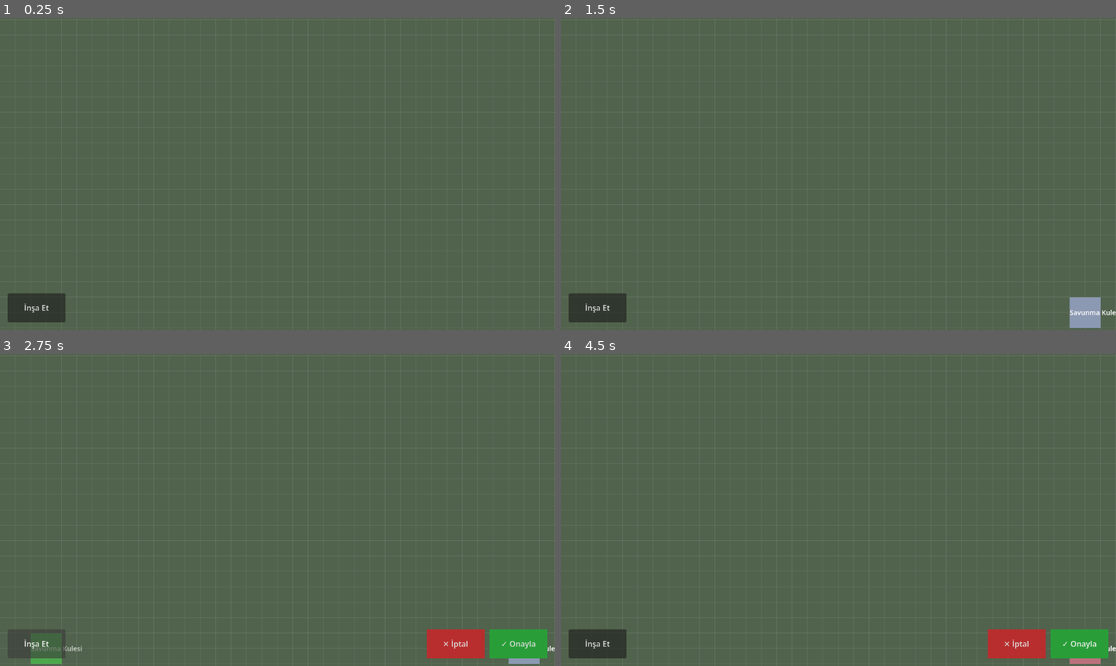
Above: before the commit, frames 1-4 (two rows, left to right).
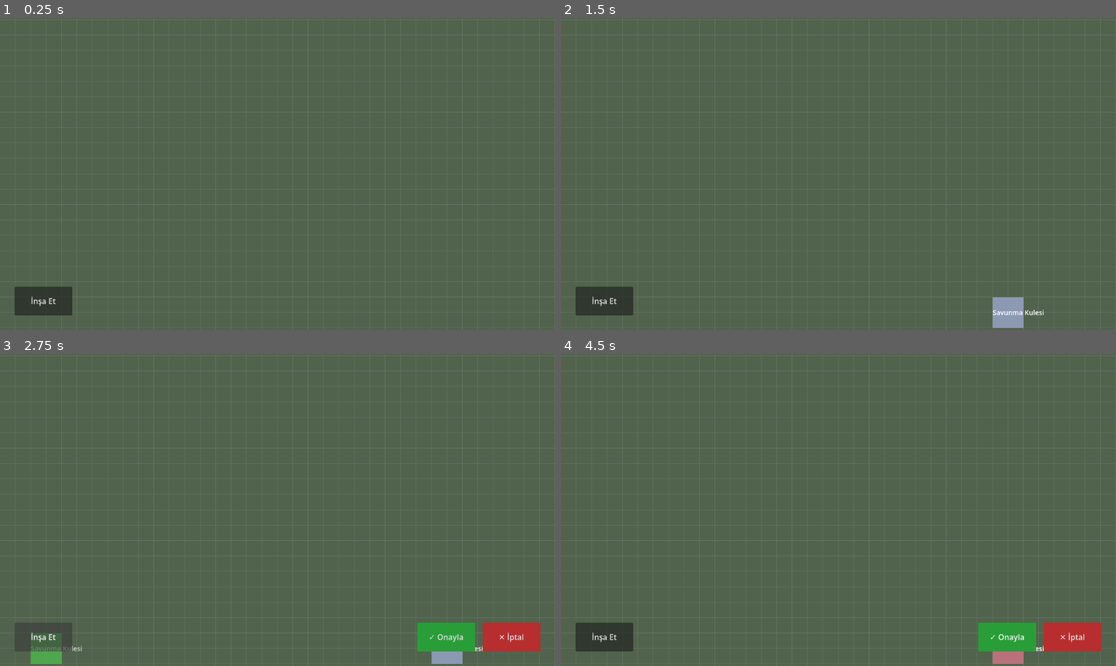
Above: after the commit, the same moments.

Repository: YazarKemal/ClashGame
Game: Godot game, scene res://scenes/main.tscn
Same seed, same stepped clock (60 frames per second), same inputs: the game is played once before the commit and once after it.
Inputs:
- Up to frame 1 (0.25 s): no input
- Up to frame 2 (1.5 s): click "İnşa Et" at 0.5 s; click "✓ Onayla" at 1.25 s
- Up to frame 3 (2.75 s): click "İnşa Et" at 2 s
- Up to frame 4 (4.5 s): click "✕ İptal" at 2.75 s; click "İnşa Et" at 3.5 s; click "✓ Onayla" at 4.25 s

The runs differ from the first frame. In frame 1, 0.7% of the frame differs, in the area x 1-14%, y 86-98%; in frame 2, 1.9%; in frame 3, 3.5%; in frame 4, 3.5%, in the area x 1-100%, y 85-100%.

Commit message:
fix: add safe margins and increase button touch targets in UI
Co-Authored-By: Claude Opus 4.7 <noreply@anthropic.com>

Diff:
--- a/scenes/ui.tscn
+++ b/scenes/ui.tscn
@@ -16,45 +16,35 @@
 anchors_preset = 2
 anchor_top = 1.0
 anchor_bottom = 1.0
-offset_left = 16.0
-offset_top = -76.0
-offset_right = 136.0
-offset_bottom = -16.0
+offset_left = 30.0
+offset_top = -90.0
+offset_right = 150.0
+offset_bottom = -30.0
 grow_vertical = 0
 text = "İnşa Et"
 
-[node name="ConfirmButton" type="Button" parent="."]
-custom_minimum_size = Vector2(120, 60)
+[node name="PlacementButtons" type="HBoxContainer" parent="."]
 anchors_preset = 3
 anchor_left = 1.0
 anchor_top = 1.0
 anchor_right = 1.0
 anchor_bottom = 1.0
-offset_left = -136.0
-offset_top = -76.0
-offset_right = -16.0
-offset_bottom = -16.0
+offset_right = -30.0
+offset_bottom = -30.0
 grow_horizontal = 0
 grow_vertical = 0
+theme_override_constants/separation = 16
+
+[node name="ConfirmButton" type="Button" parent="PlacementButtons"]
+custom_minimum_size = Vector2(120, 60)
 theme_override_styles/normal = SubResource("StyleBoxFlat_confirm")
 theme_override_styles/hover = SubResource("StyleBoxFlat_confirm")
 theme_override_styles/pressed = SubResource("StyleBoxFlat_confirm")
 visible = false
 text = "✓ Onayla"
 
-[node name="CancelButton" type="Button" parent="."]
+[node name="CancelButton" type="Button" parent="PlacementButtons"]
 custom_minimum_size = Vector2(120, 60)
-anchors_preset = 3
-anchor_left = 1.0
-anchor_top = 1.0
-anchor_right = 1.0
-anchor_bottom = 1.0
-offset_left = -266.0
-offset_top = -76.0
-offset_right = -146.0
-offset_bottom = -16.0
-grow_horizontal = 0
-grow_vertical = 0
 theme_override_styles/normal = SubResource("StyleBoxFlat_cancel")
 theme_override_styles/hover = SubResource("StyleBoxFlat_cancel")
 theme_override_styles/pressed = SubResource("StyleBoxFlat_cancel")
--- a/scripts/ui.gd
+++ b/scripts/ui.gd
@@ -12,8 +12,8 @@
 var manager: BuildingManager
 
 @onready var build_button: Button = $BuildButton
-@onready var confirm_button: Button = $ConfirmButton
-@onready var cancel_button: Button = $CancelButton
+@onready var confirm_button: Button = $PlacementButtons/ConfirmButton
+@onready var cancel_button: Button = $PlacementButtons/CancelButton
 
 func _ready() -> void:
 	manager = get_node(manager_path)
